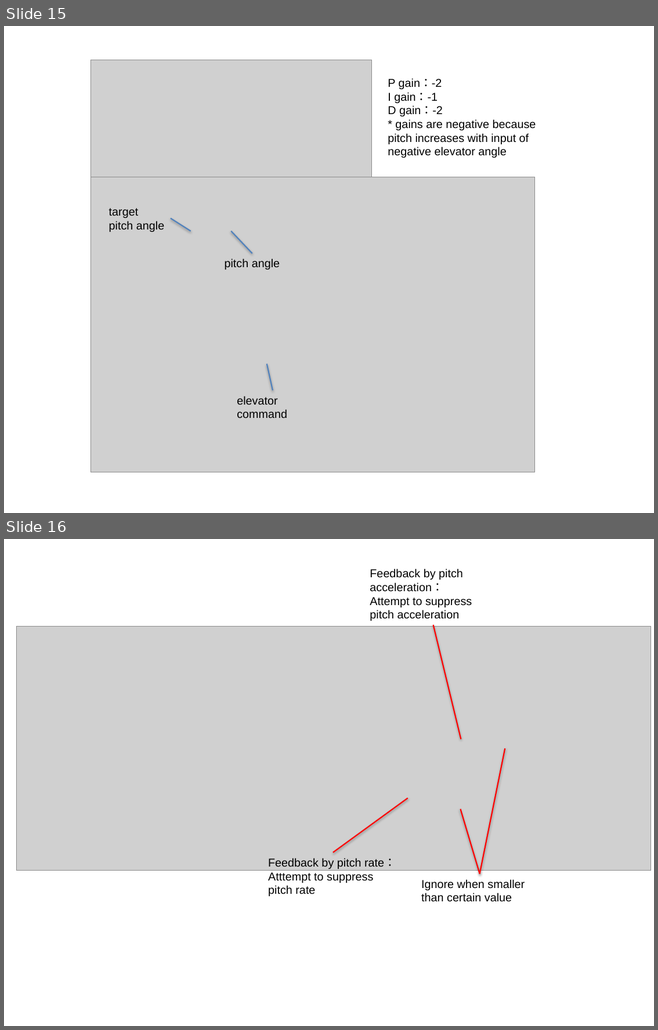
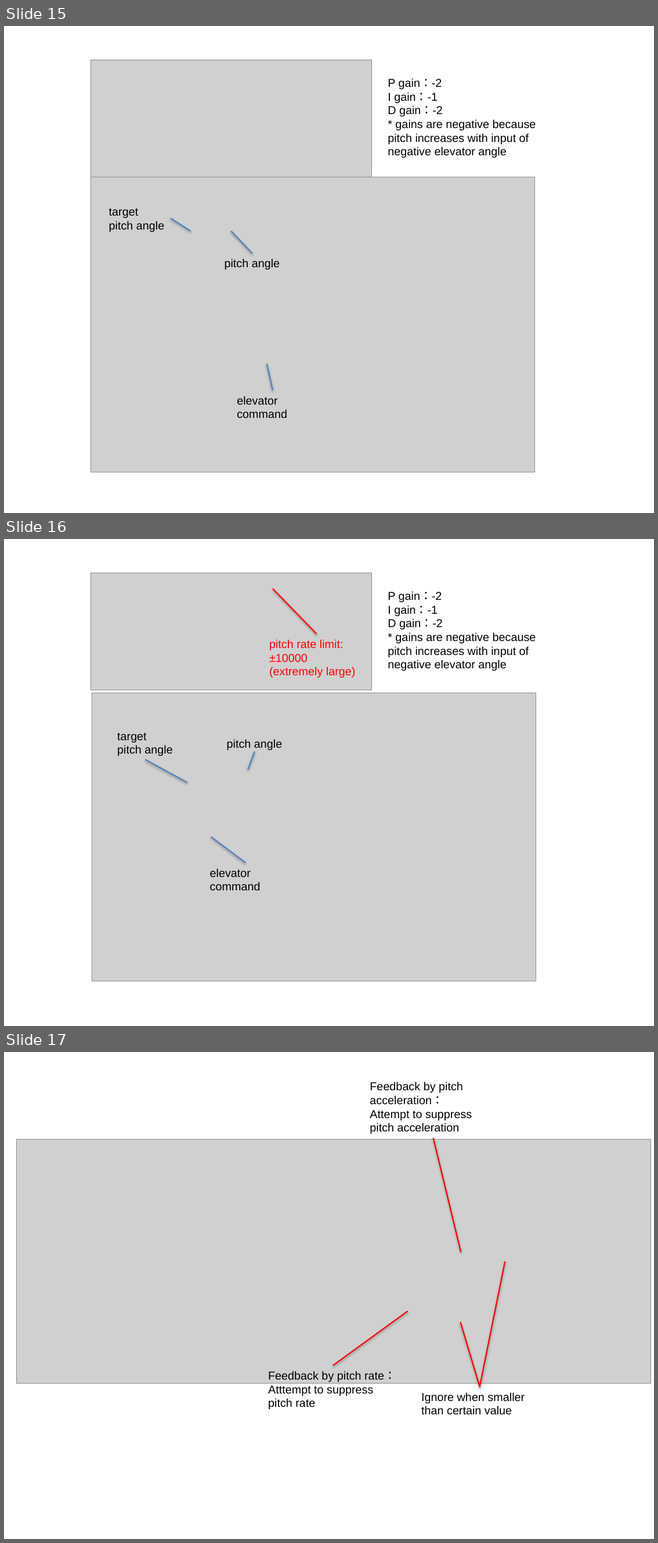
Before and after one commit to zeta-plusplus/SystemModels, a slide deck: figs/makeFig.pptx. Shown one above the other, each under a label of ours: slides 15 and 16 before the commit, slides 15, 16 and 17 after it. The pictures are 658x1030 and 658x1543 pixels, drawn with LibreOffice and Linux fonts; fonts in the diff are those of the drawing; grey boxes stand for pictures. Boxes give left, top, right and bottom in pixels: in the first picture for what was removed or moved away, otherwise in the second. Text is boxed around its words. In the diff, an @@ line names an element or a change of style, - is before the commit and + after.

```diff
--- a/figs/makeFig.pptx
+++ b/figs/makeFig.pptx
@@ slide 16 added at bbox=[4, 539, 654, 1026], background #FFFFFF @@
@@ picture added at bbox=[90, 573, 372, 690] @@
@@ line added from (273, 588) to (317, 634), #FF0000 1.5 pt @@
@@ text added at bbox=[387, 591, 536, 671], 14 pt, text #000000 @@
+P gain：-2
+I gain：-1
+D gain：-2
+* gains are negative because pitch increases with input of negative elevator angle
@@ text added at bbox=[269, 639, 355, 678], 14 pt, text #FF0000 @@
+pitch rate limit:±10000 (extremely large)
@@ picture added at bbox=[92, 693, 536, 981] @@
@@ text added at bbox=[117, 733, 172, 756], 14 pt, text #000000 @@
+target pitch angle
@@ text added at bbox=[227, 739, 282, 750], 14 pt, text #000000 @@
+pitch angle
@@ line added from (187, 783) to (146, 759), #4F81BD 1.5 pt @@
@@ line added from (248, 770) to (255, 752), #4F81BD 1.5 pt @@
@@ line added from (211, 837) to (246, 863), #4F81BD 1.5 pt @@
@@ text added at bbox=[210, 868, 260, 890], 14 pt, text #000000 @@
+elevator command
@@ what was slide 16 is now slide 17 @@
```
Also in this commit, not shown: 1 other slide added, 4 other files.
